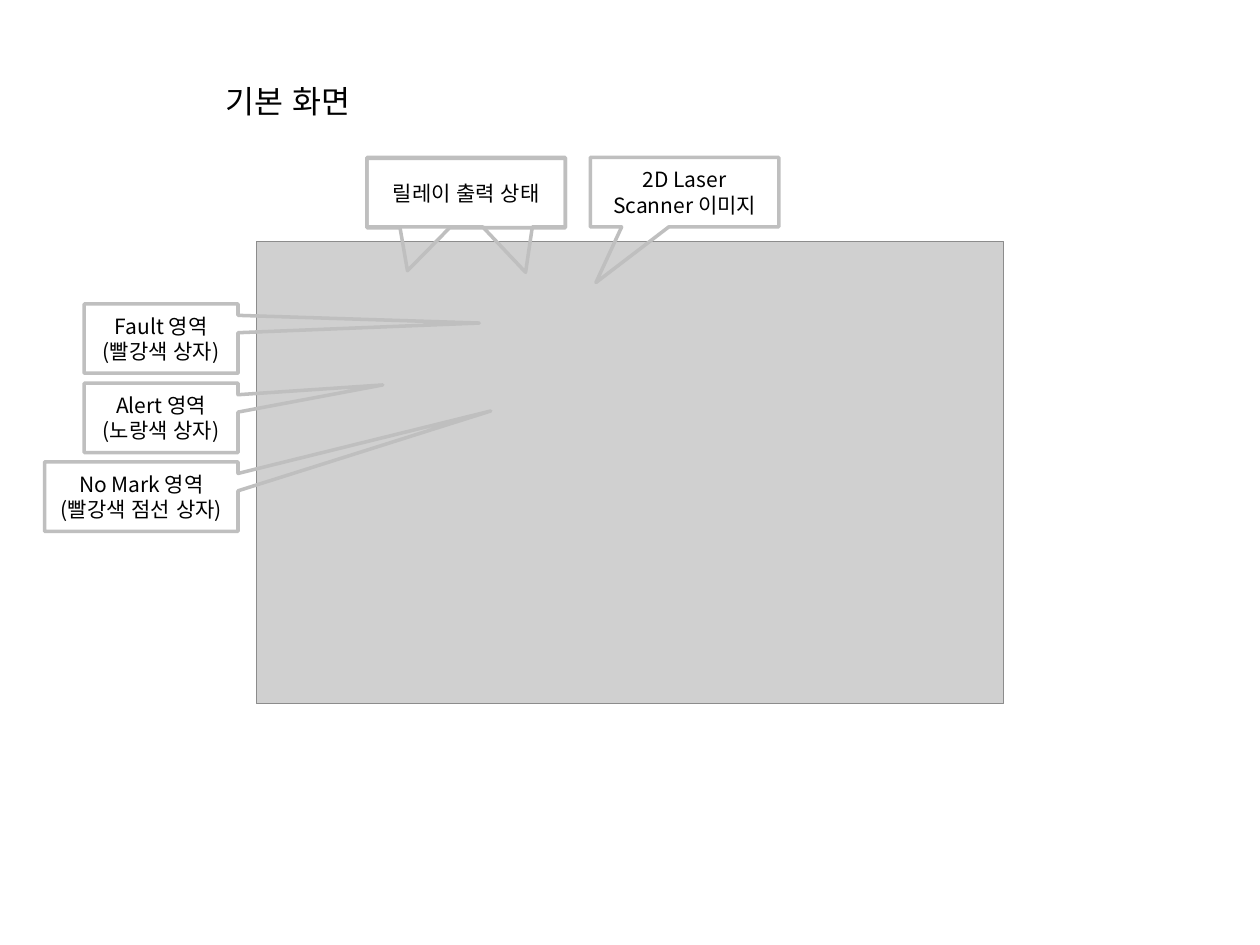
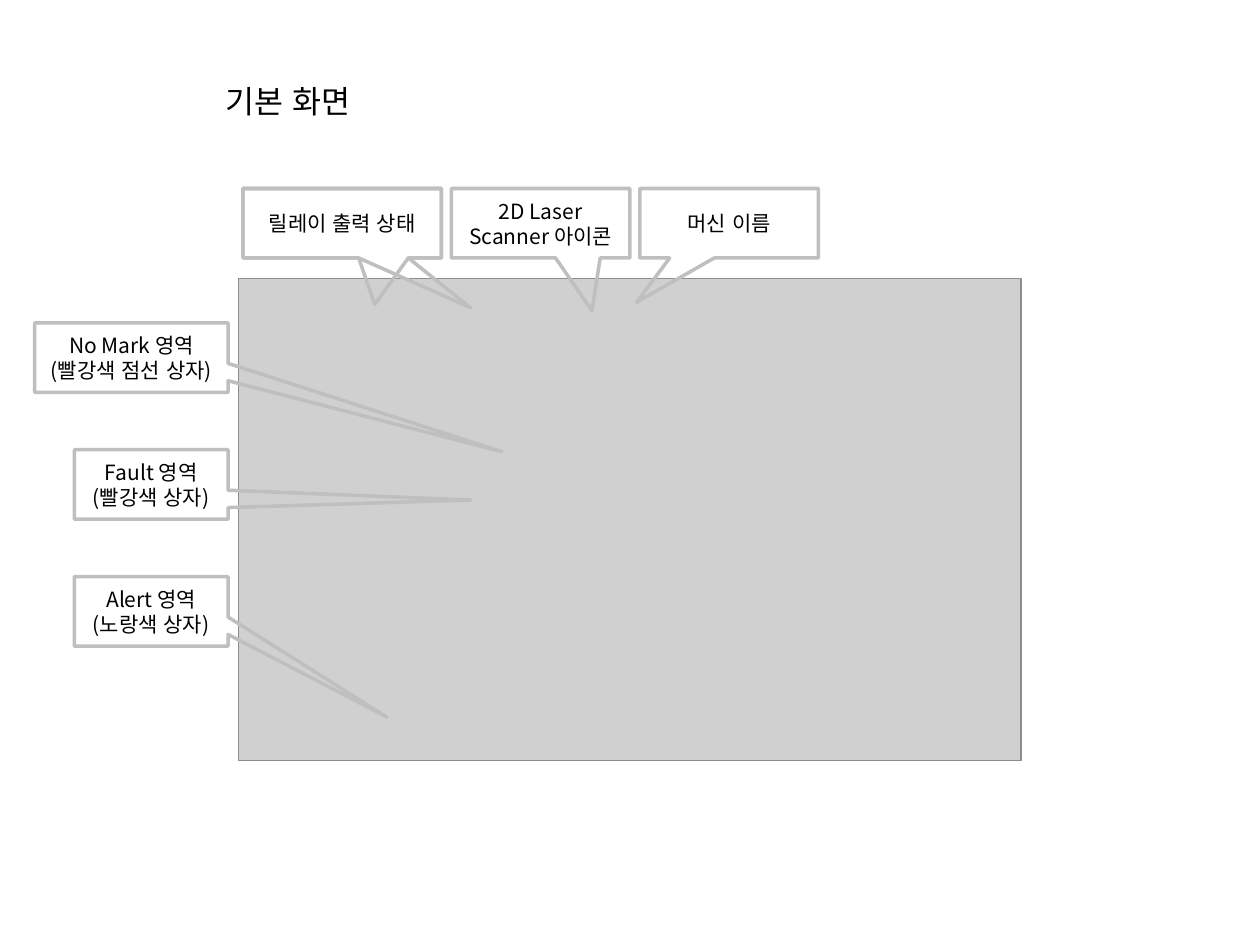
Before and after one commit to leesy24/AntiCollision_2D.application.windows32, a slide deck: slide 2 of 2D-AntiCollision Monitoring System.pptx. Drawn at 1260x945 pixels with LibreOffice and Linux fonts; fonts in the diff are those of the drawing; grey boxes stand for pictures. Boxes give left, top, right and bottom in pixels: in the first picture for what was removed or moved away, otherwise in the second. Text is boxed around its words. In the diff, an @@ line names an element or a change of style, - is before the commit and + after.

```diff
--- a/2D-AntiCollision Monitoring System.pptx
+++ b/2D-AntiCollision Monitoring System.pptx
@@ speech box "릴레이 출력 상태": place and size @@
-speech box "릴레이 출력 상태" at bbox=[367, 159, 564, 228]
+speech box "릴레이 출력 상태" at bbox=[243, 189, 441, 258]
@@ speech box: place and size @@
-speech box at bbox=[367, 158, 564, 227]
+speech box at bbox=[243, 189, 441, 258]
@@ proportions changed in 6 elements at bbox=[243, 189, 441, 258], bbox=[35, 323, 229, 392], bbox=[74, 450, 228, 519], bbox=[74, 577, 228, 646], bbox=[243, 189, 441, 258], bbox=[451, 189, 630, 258] @@
@@ speech box "2D Laser Scanner 아이콘": place and size @@
-speech box "2D Laser Scanner 아이콘" at bbox=[591, 158, 780, 227]
+speech box "2D Laser Scanner 아이콘" at bbox=[451, 189, 630, 258]
@@ text in speech box at bbox=[469, 203, 612, 246]: text changed @@
-2D Laser Scanner 이미지
+2D Laser Scanner 아이콘
@@ speech box added at bbox=[640, 189, 819, 258], outline #BFBFBF 2 pt, 12 pt, text #000000 @@
+머신 이름
@@ picture: place and size @@
-picture at bbox=[256, 241, 1003, 703]
+picture at bbox=[239, 278, 1022, 761]
@@ speech box "No Mark 영역": place and size @@
-speech box "No Mark 영역" at bbox=[44, 462, 238, 532]
+speech box "No Mark 영역" at bbox=[35, 323, 229, 392]
@@ speech box "Fault 영역": place and size @@
-speech box "Fault 영역" at bbox=[84, 304, 238, 373]
+speech box "Fault 영역" at bbox=[74, 450, 228, 519]
@@ speech box "Alert 영역": place and size @@
-speech box "Alert 영역" at bbox=[84, 383, 238, 452]
+speech box "Alert 영역" at bbox=[74, 577, 228, 646]
```
Also in this commit, not shown: 5 other slides changed.
